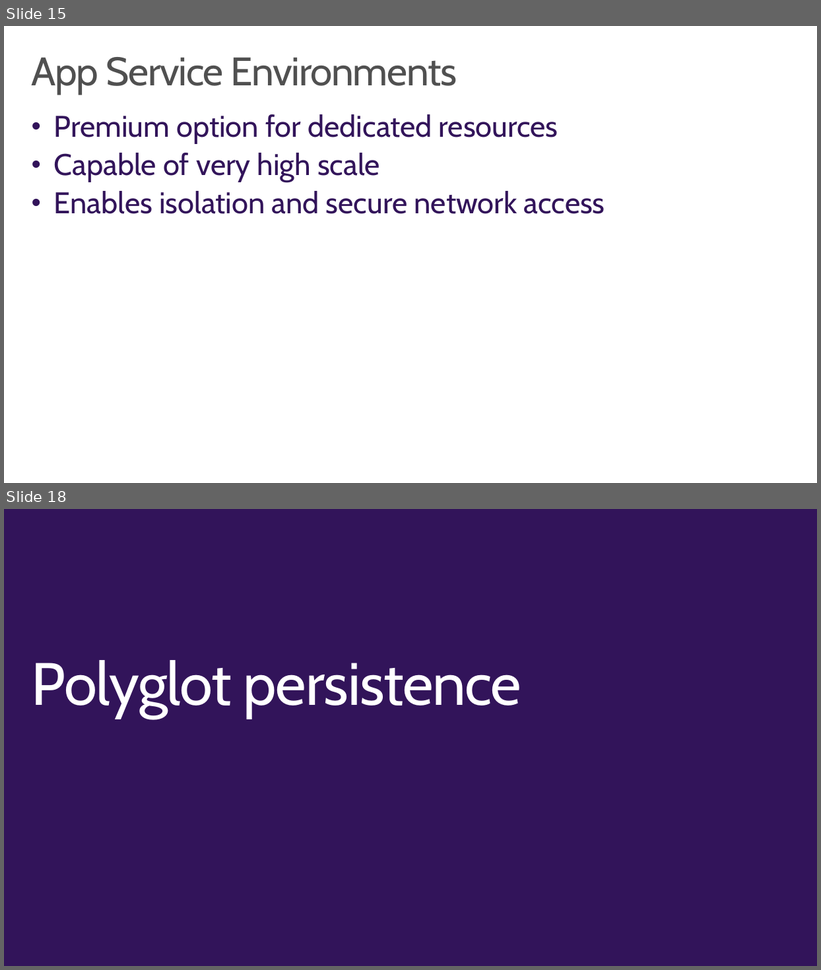
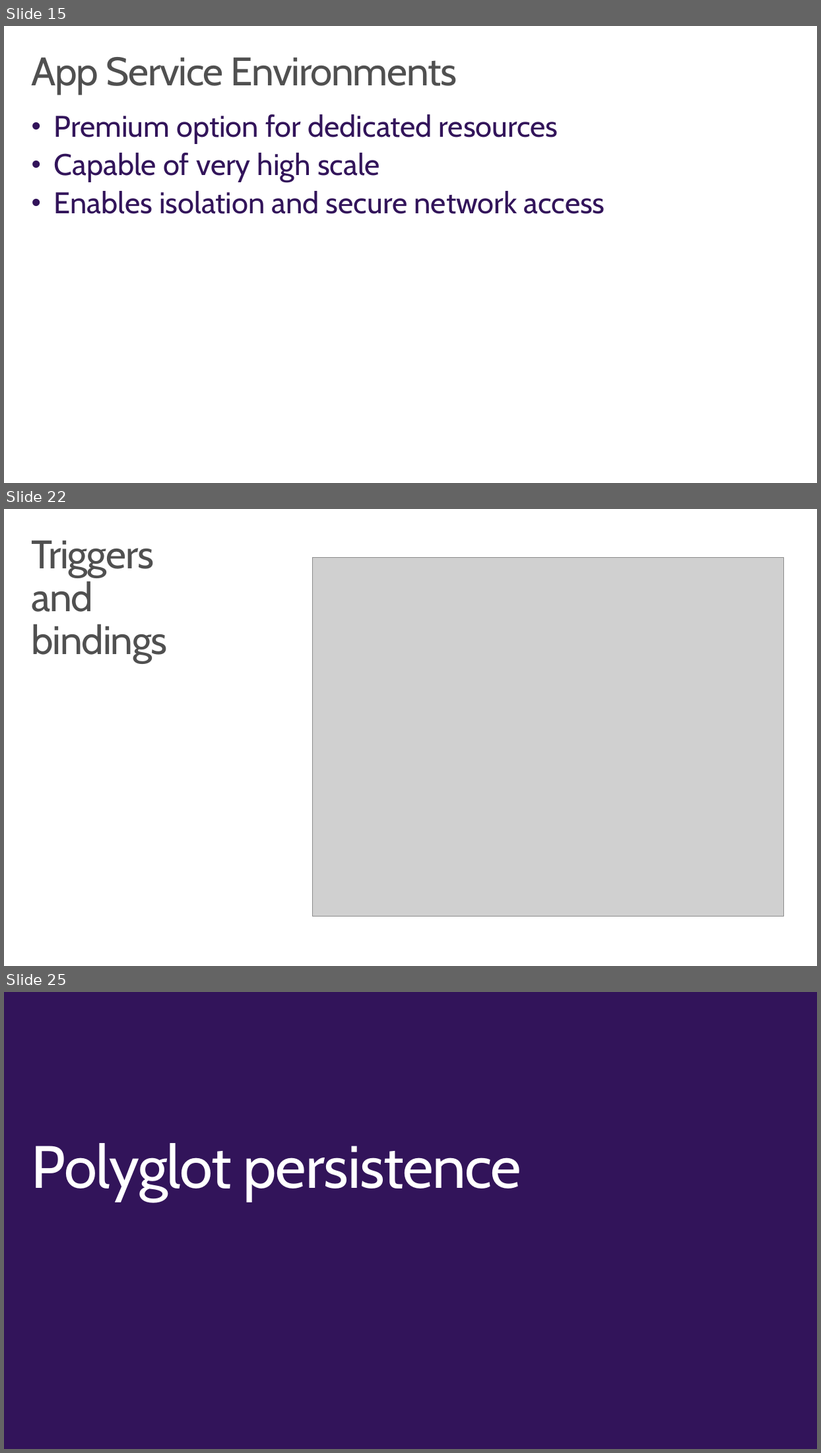
Before and after one commit to wely/DevCamp, a slide deck: Presentation/Module02-ModernCloudApps.pptx. Shown one above the other, each under a label of ours: slides 15 and 18 before the commit, slides 15, 22 and 25 after it; the slides between them are not shown. The pictures are 821x970 and 821x1453 pixels, drawn with LibreOffice and Linux fonts; fonts in the diff are those of the drawing; grey boxes stand for pictures; background and template pictures are left out. Boxes give left, top, right and bottom in pixels: in the first picture for what was removed or moved away, otherwise in the second. Text is boxed around its words. In the diff, an @@ line names an element or a change of style, - is before the commit and + after.

```diff
--- a/Presentation/Module02-ModernCloudApps.pptx
+++ b/Presentation/Module02-ModernCloudApps.pptx
@@ slide 22 added at (x1=4, y1=509, x2=817, y2=966), background #FFFFFF @@
@@ title added at (x1=32, y1=540, x2=168, y2=663), 48 pt, text #505050 @@
+Triggers
+and
+bindings
@@ picture added at (x1=312, y1=557, x2=784, y2=917) @@
@@ what was slide 18 is now slide 25 @@
```
Also in this commit, not shown: 1 slide changed, 7 other slides added, 1 slide removed, 6 other files.
